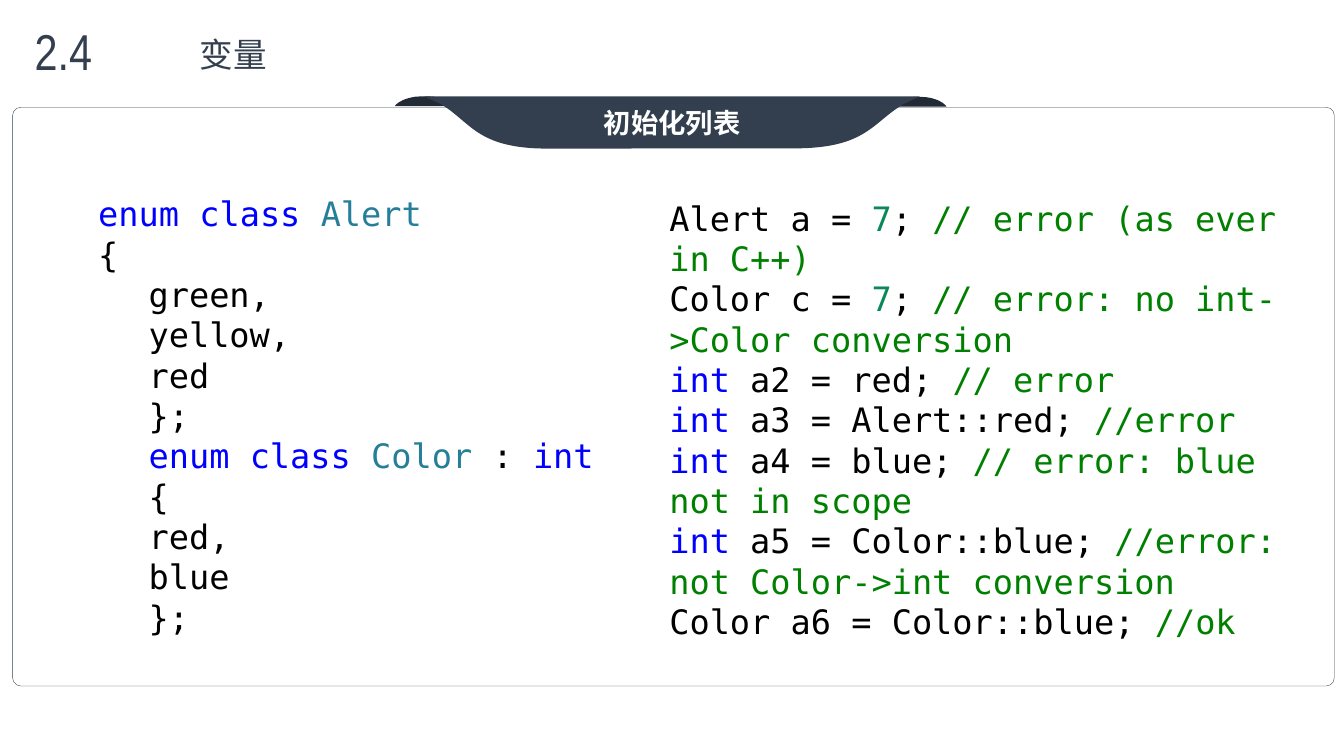
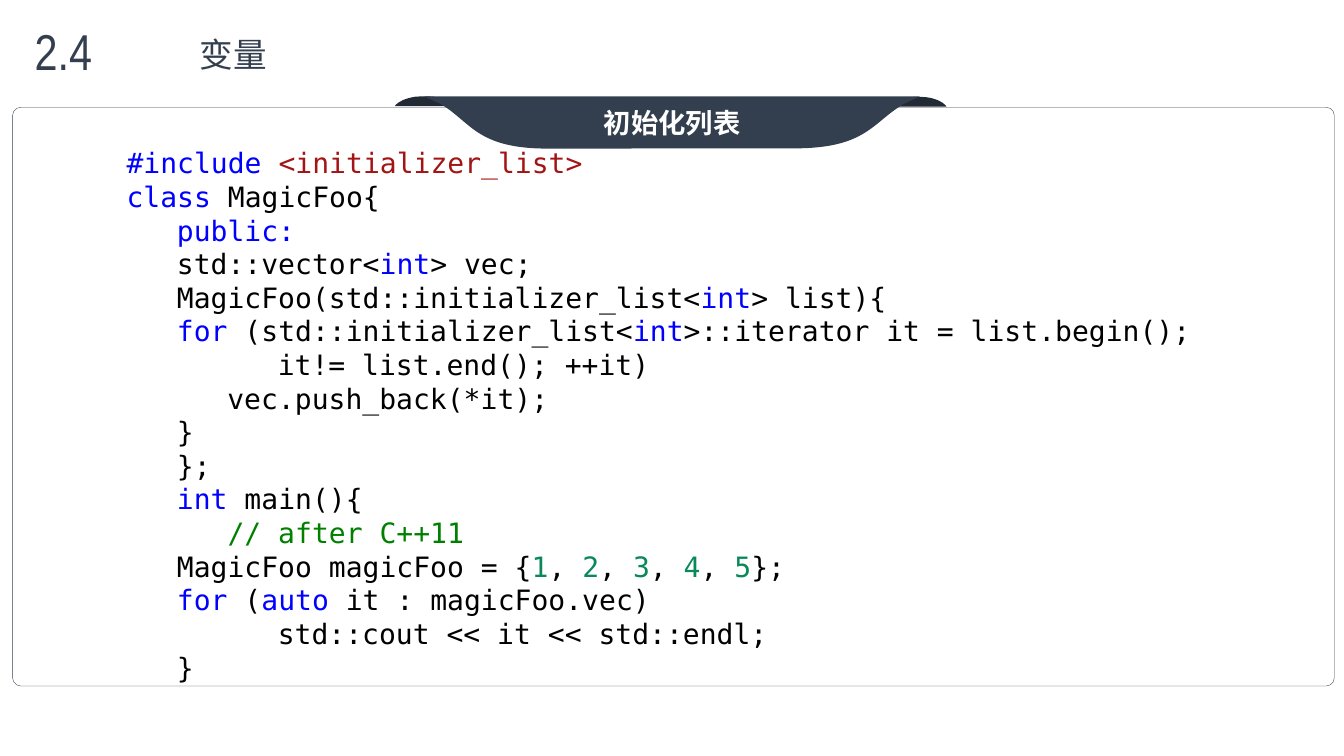
Before and after one commit to max4sharing/modern_cpp, a slide deck: slide 18 of C++11.pptx. Drawn at 1344x756 pixels with LibreOffice and Linux fonts; fonts in the diff are those of the drawing; background and template pictures are left out. Boxes give left, top, right and bottom in pixels: in the first picture for what was removed or moved away, otherwise in the second. Text is boxed around its words. In the diff, an @@ line names an element or a change of style, - is before the commit and + after.

```diff
--- a/C++11.pptx
+++ b/C++11.pptx
@@ text added at [127, 151, 1190, 648], 20 pt, text #000000 @@
+#include <initializer_list>
+class MagicFoo{
+  public:
+  std::vector<int> vec;
+  MagicFoo(std::initializer_list<int> list){
+  for (std::initializer_list<int>::iterator it = list.begin();
+  it!= list.end(); ++it)
+    vec.push_back(*it);
+  }
+};
+int main(){
+// after C++11
+  MagicFoo magicFoo = {1, 2, 3, 4, 5};
+  for (auto it : magicFoo.vec)
+  std::cout << it << std::endl;
+}
@@ text removed at [98, 200, 594, 590] @@
-enum class Alert
-{
-  green,
-  yellow,
-  red
-};
-enum class Color : int
-{
-  red,
-  blue
-};
@@ text removed at [669, 205, 1276, 639] @@
-Alert a = 7; // error (as ever in C++)
-Color c = 7; // error: no int->Color conversion
-int a2 = red; // error
-int a3 = Alert::red; //error
-int a4 = blue; // error: blue not in scope
-int a5 = Color::blue; //error: not Color->int conversion
-Color a6 = Color::blue; //ok
```
Also in this commit, not shown: 3 other slides changed, 8 other files.
